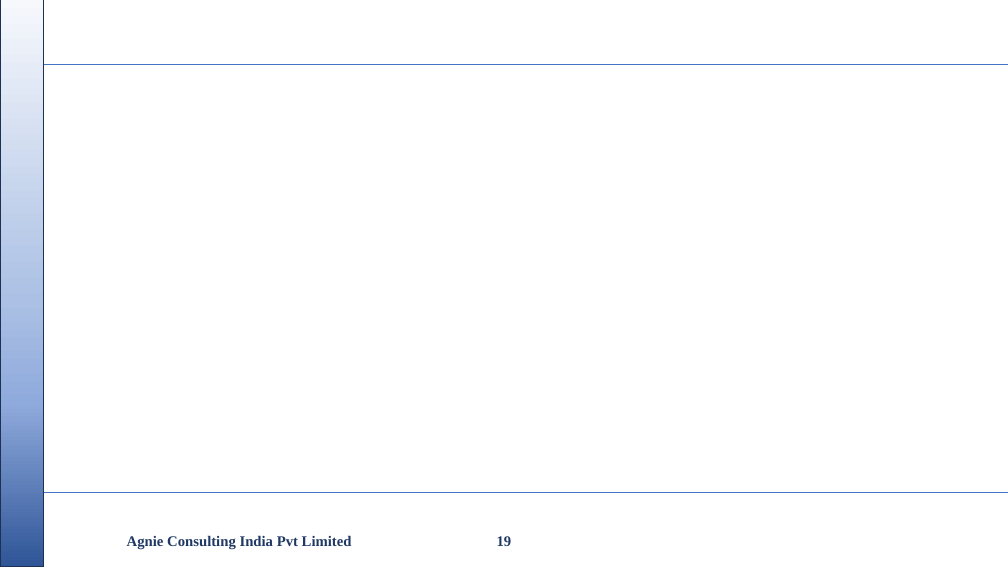
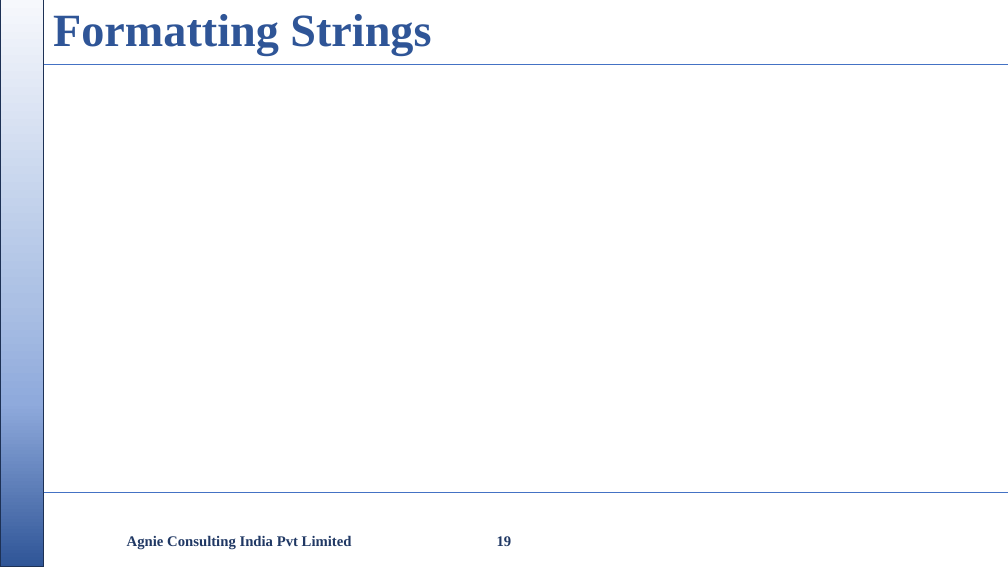
Before and after one commit to nikishdaniel1-del/Python-Cls, a slide deck: slide 19 of python class/Python Class.pptx. Drawn at 1008x567 pixels with LibreOffice and Linux fonts; fonts in the diff are those of the drawing; background and template pictures are left out. Boxes give left, top, right and bottom in pixels: in the first picture for what was removed or moved away, otherwise in the second. Text is boxed around its words. In the diff, an @@ line names an element or a change of style, - is before the commit and + after.

```diff
--- a/python class/Python Class.pptx
+++ b/python class/Python Class.pptx
@@ title added at [53,14,431,56], 44 pt, text #2F5597, bold @@
+Formatting Strings
```
Also in this commit, not shown: 3 other slides changed, 13 slides added, 2 other files.
